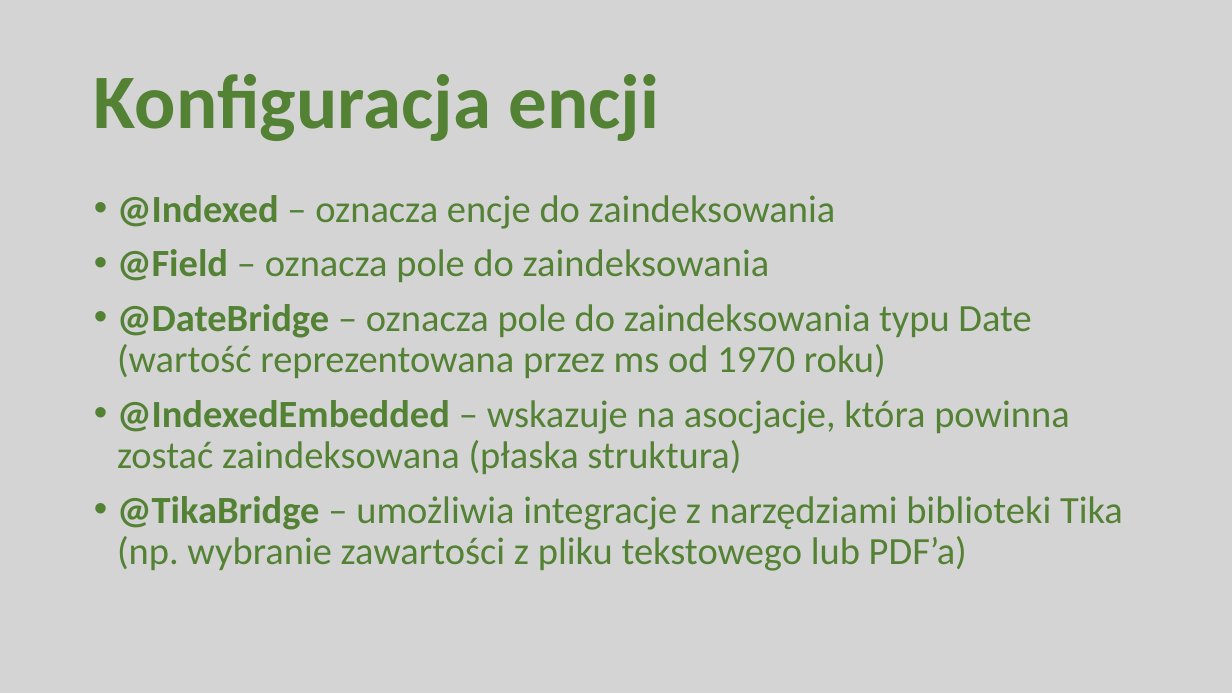
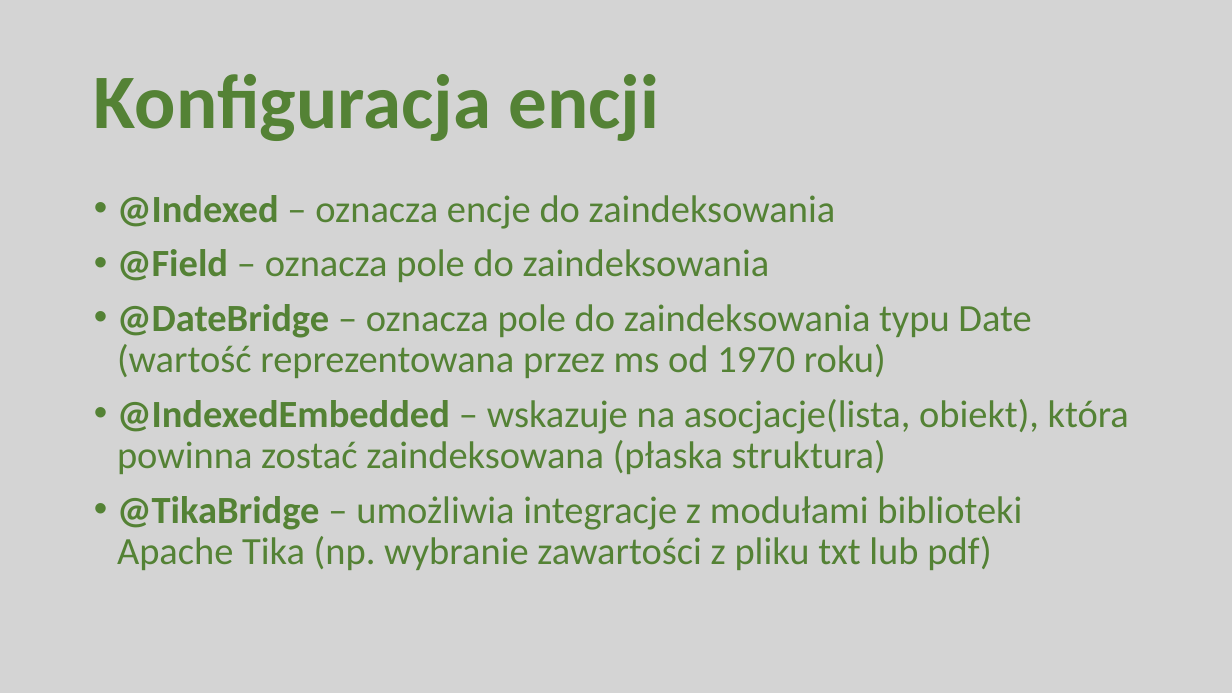
Before and after one commit to tim91/technologies-example, a slide deck: slide 7 of spring-hibernate-lucene/Prezentacja.pptx (slide 6 before the commit). Drawn at 1232x693 pixels with LibreOffice and Linux fonts; fonts in the diff are those of the drawing. Boxes give left, top, right and bottom in pixels: in the first picture for what was removed or moved away, otherwise in the second. Text is boxed around its words. In the diff, an @@ line names an element or a change of style, - is before the commit and + after.

```diff
--- a/spring-hibernate-lucene/Prezentacja.pptx
+++ b/spring-hibernate-lucene/Prezentacja.pptx
@@ text at (117, 399, 1129, 570): text changed @@
-• @IndexedEmbedded – wskazuje na asocjacje, która powinna zostać zaindeksowana (płaska struktura)
-• @TikaBridge – umożliwia integracje z narzędziami biblioteki Tika (np. wybranie zawartości z pliku tekstowego lub PDF’a)
+• @IndexedEmbedded – wskazuje na asocjacje(lista, obiekt), która powinna zostać zaindeksowana (płaska struktura)
+• @TikaBridge – umożliwia integracje z modułami biblioteki Apache Tika (np. wybranie zawartości z pliku txt lub pdf)
```
Also in this commit, not shown: 2 other slides changed, 1 slide added, 9 other files.
